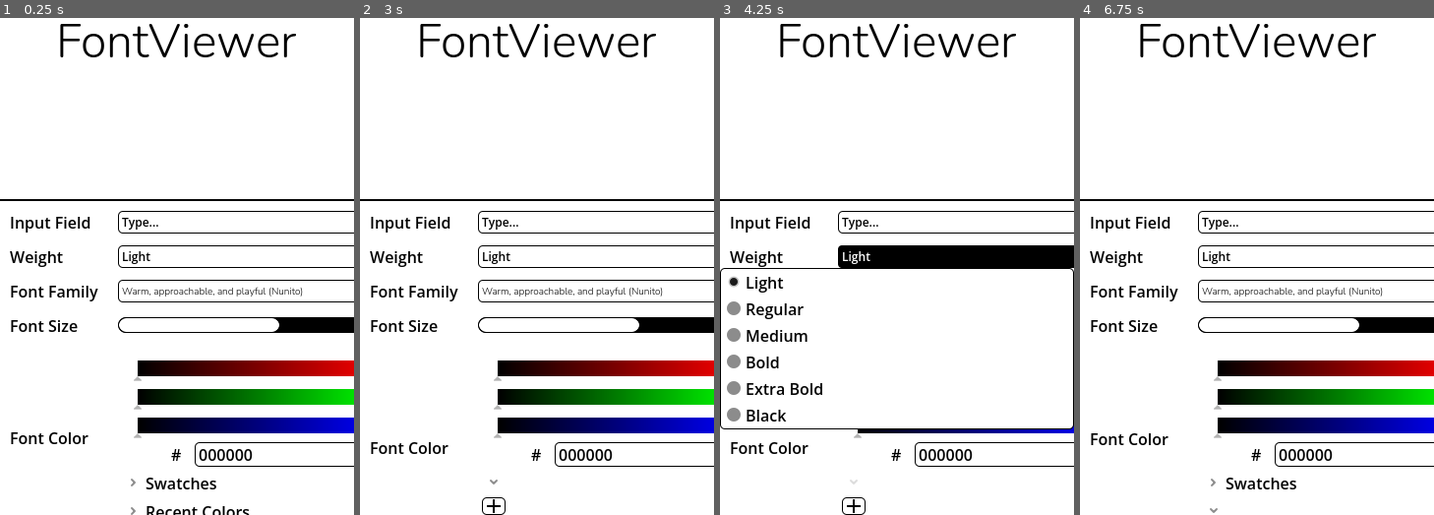
Above: before the commit, frames 1-4 (left to right).
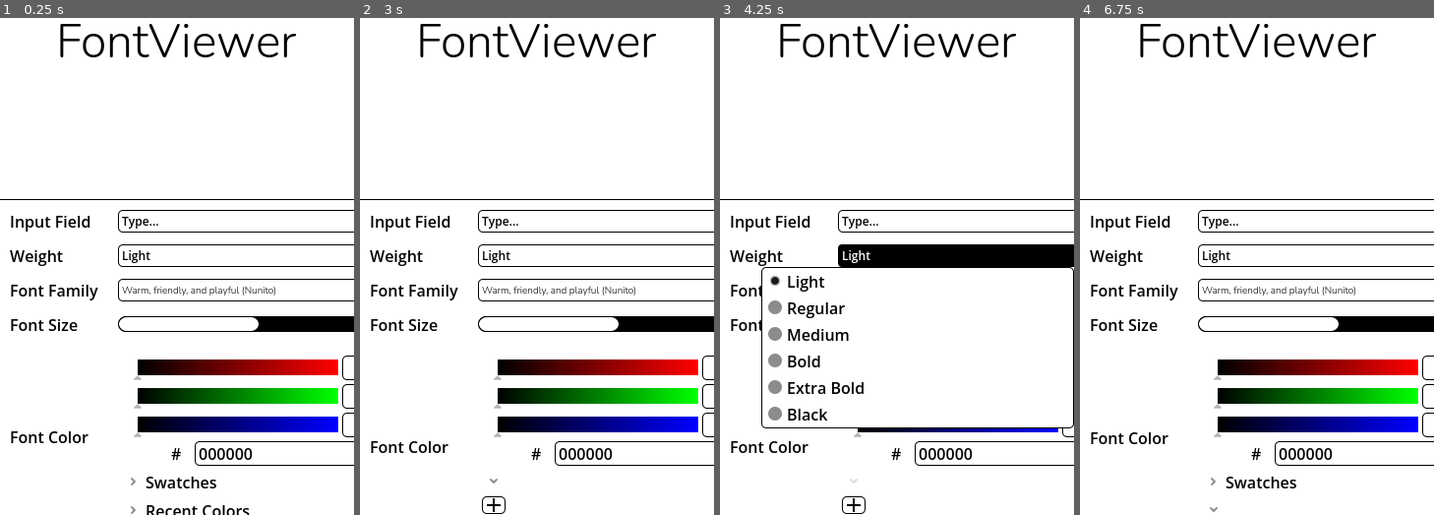
Above: after the commit, the same moments.

Repository: malik-mohamed-2009/FontViewer
Game: Godot game, scene res://main.tscn
Same seed, same stepped clock (60 frames per second), same inputs: the game is played once before the commit and once after it.
Inputs:
- Up to frame 1 (0.25 s): no input
- Up to frame 2 (3 s): click "Light" at 0.5 s; click "Warm, approachable, and playf…" (after the commit: "Warm, friendly, and playful (…") at 1.25 s; click "#" at 2 s; click "Swatches" at 2.75 s
- Up to frame 3 (4.25 s): click "Light" at 3.5 s
- Up to frame 4 (6.75 s): click "Warm, approachable, and playf…" (after the commit: "Warm, friendly, and playful (…") at 4.25 s; click "#" at 5 s; click "Swatches" at 5.75 s; click "Recent Colors" at 6.5 s

The runs differ from the first frame. In frame 1, 8.4% of the frame differs, in the area x 0-100%, y 36-100%; in frame 2, 8.1%; in frame 3, 6.3%; in frame 4, 8.3%.

Commit message:
Add files via upload

Diff:
--- a/main.gd
+++ b/main.gd
@@ -11,7 +11,7 @@
 @onready var font_file_dialog: FileDialog = $FontFileDialog
 
 var fonts = {
-	"Warm, approachable, and playful (Nunito)": {
+	"Warm, friendly, and playful (Nunito)": {
 		"Light": "res://fonts/nunito/0.ttf",
 		"Regular": "res://fonts/nunito/1.ttf",
 		"Medium": "res://fonts/nunito/2.ttf",
@@ -34,9 +34,8 @@
 
 	update_preview()
 
-	if OS.get_name() == "Android": import_button.set_item_text(0, "Select file via Android System")
-	if OS.get_name() == "PC": import_button.set_item_text(0, "Import file (DnD not possible!)")
-	if OS.get_name() == "XR": import_button.set_item_text(0, "Import file (Google, Meta)")
+	if OS.get_name() == "Android": import_button.set_item_text(0, "Import file via Android")
+	if OS.get_name() == "PC": import_button.set_item_text(0, "Import file")
 	import_button.set_item_text(1, "Main " + OS.get_name())
 
 func _process(delta):
@@ -115,7 +114,7 @@
 	imported_font.load_dynamic_font(path)
 
 	fonts[file_name] = {
-		"Custom": imported_font
+		"Regular": imported_font
 	}
 
 	setup_ui_options()
--- a/main.tscn
+++ b/main.tscn
@@ -19,7 +19,7 @@
 anchor_bottom = 1.0
 grow_horizontal = 2
 grow_vertical = 2
-theme_override_constants/separation = 2
+theme_override_constants/separation = 1
 metadata/_edit_lock_ = true
 
 [node name="PreviewPanel" type="PanelContainer" parent="VBoxContainer" unique_id=1004606489]
